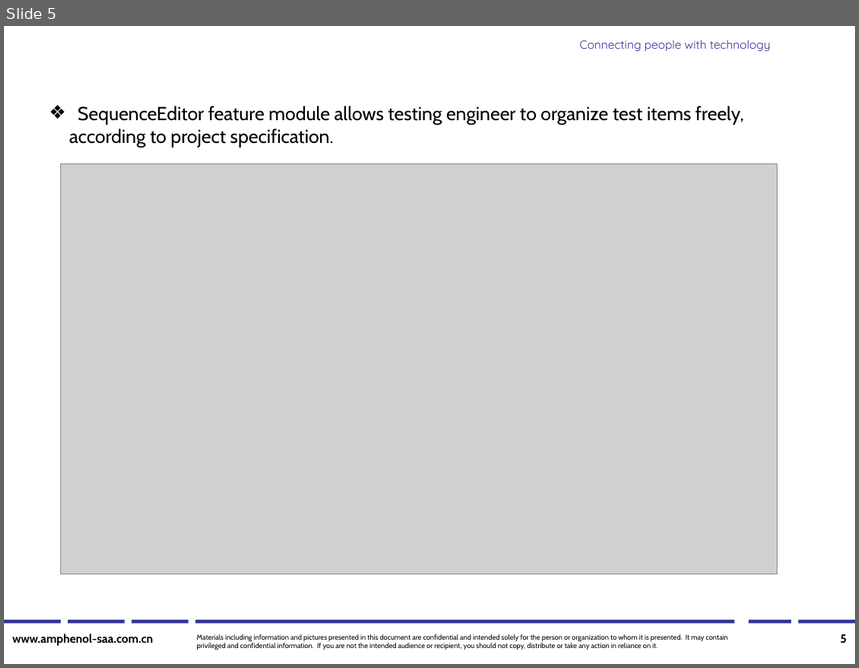
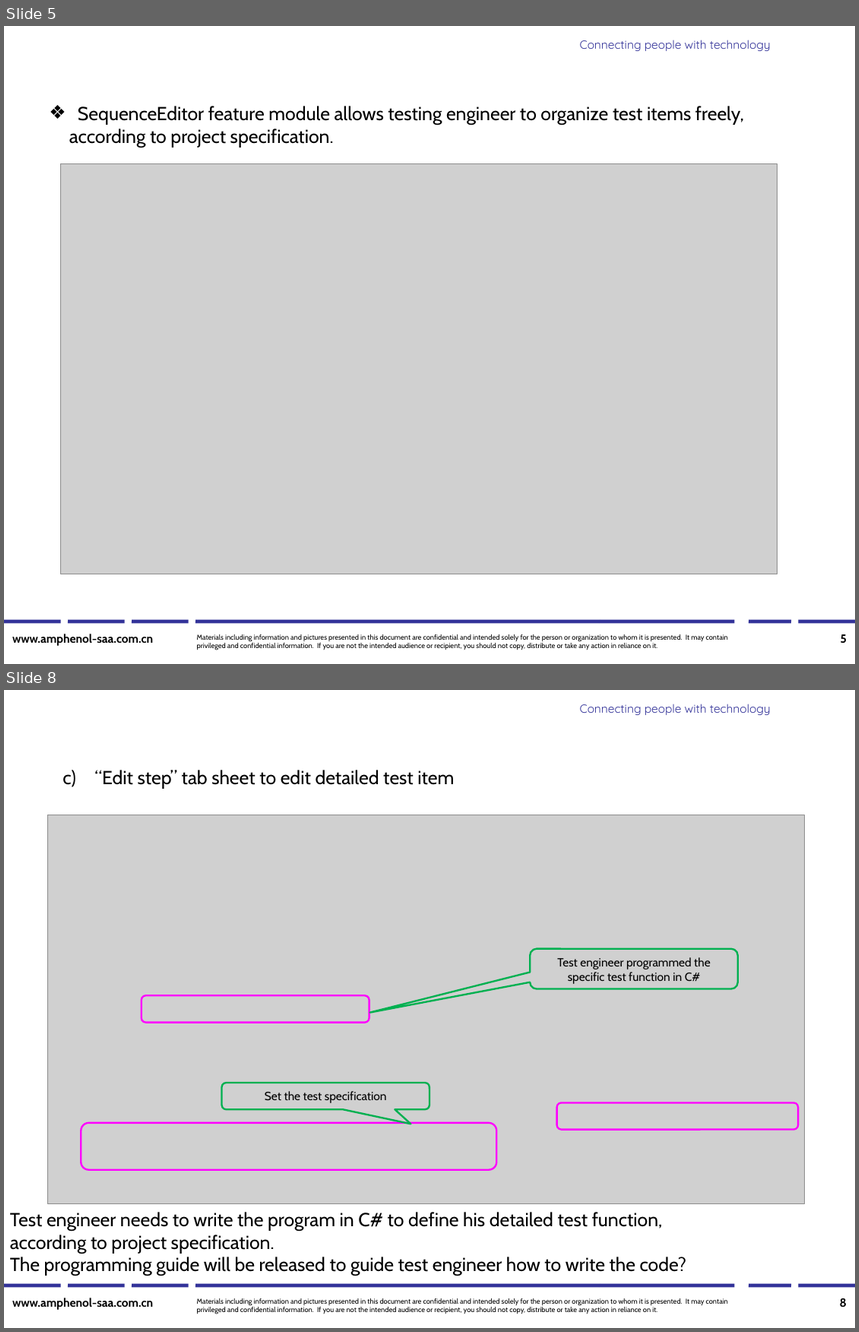
Before and after one commit to Frederick-Hsu/AUPS, a slide deck: AUPS/AUPS software system description.ppt. Shown one above the other, each under a label of ours: slide 5 before the commit, slides 5 and 8 after it; the slides between them are not shown. The pictures are 859x668 and 859x1332 pixels, drawn with LibreOffice and Linux fonts; fonts in the diff are those of the drawing; grey boxes stand for pictures; background and template pictures are left out. Boxes give left, top, right and bottom in pixels: in the first picture for what was removed or moved away, otherwise in the second. Text is boxed around its words. In the diff, an @@ line names an element or a change of style, - is before the commit and + after.

```diff
--- a/AUPS/AUPS software system description.ppt
+++ b/AUPS/AUPS software system description.ppt
@@ slide 8 added at <box>4,690,855,1328</box>, background #FFFFFF; not listed: 10 template elements that a slide beside it also shows @@
@@ text added at <box>94,770,454,788</box>, 16 pt, text #000000 @@
+c) “Edit step” tab sheet to edit detailed test item
@@ picture added at <box>47,815,805,1204</box> @@
@@ rounded speech box added at <box>530,948,737,989</box>, outline #00B050 1.5 pt, 10 pt, text #000000 @@
+Test engineer programmed the specific test function in C#
@@ rounded rectangle added at <box>141,996,369,1023</box>, outline #FF00FF 1.5 pt @@
@@ rounded speech box added at <box>222,1083,430,1110</box>, outline #00B050 1.5 pt, 10 pt, text #000000 @@
+Set the test specification
@@ rounded rectangle added at <box>557,1103,799,1129</box>, outline #FF00FF 1.5 pt @@
@@ rounded rectangle added at <box>81,1123,496,1170</box>, outline #FF00FF 1.5 pt @@
@@ text added at <box>10,1212,686,1276</box>, 16 pt, text #000000 @@
+Test engineer needs to write the program in C# to define his detailed test function,
+according to project specification.
+The programming guide will be released to guide test engineer how to write the code?
@@ page number added at <box>840,1299,847,1307</box>, 10 pt, text #000000, bold @@
+8
```
Also in this commit, not shown: 6 other slides added, 1 slide removed.
